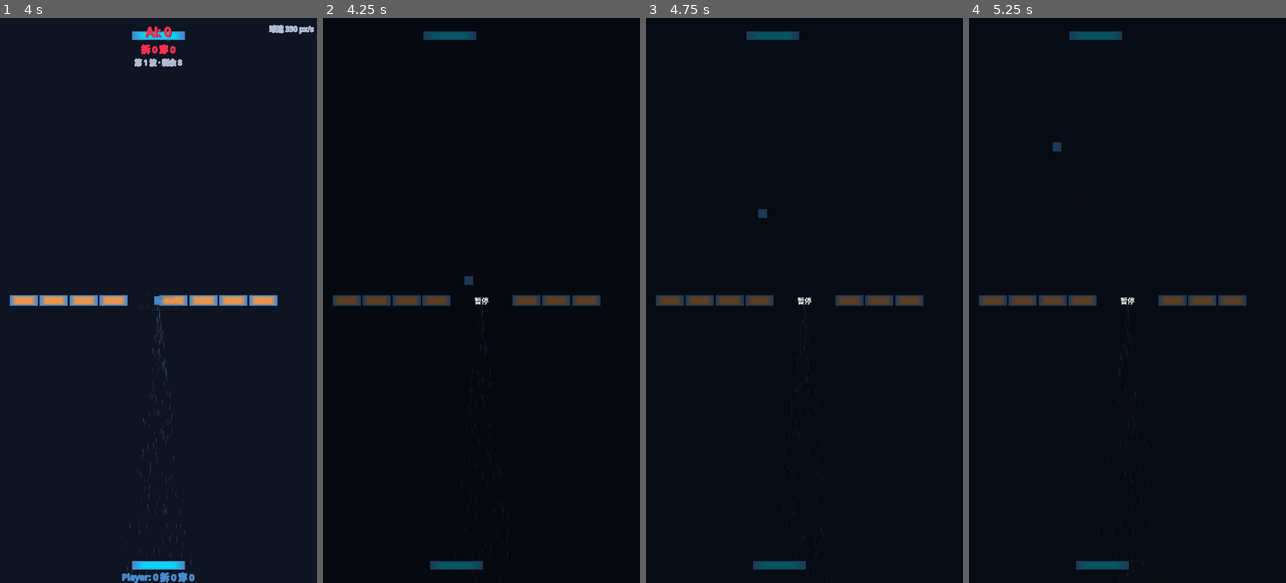
Above: before the commit, frames 1-4 (left to right).
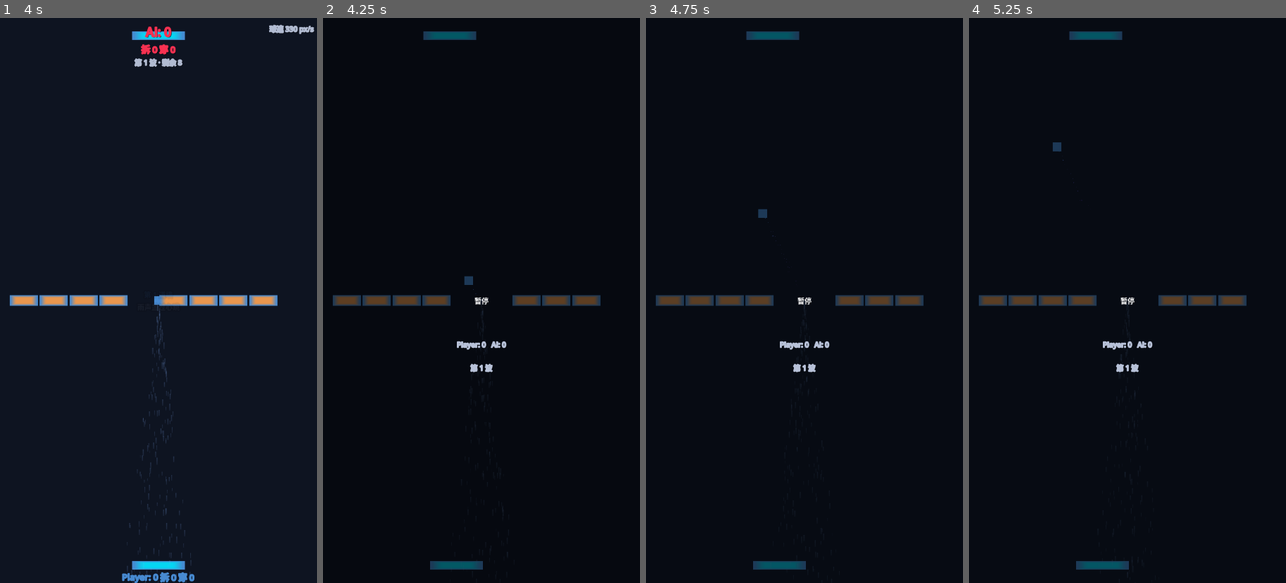
Above: after the commit, the same moments.

Repository: devvi/agent-game-test
Game: Godot game, scene res://scenes/Main.tscn
Same seed, same stepped clock (60 frames per second), same inputs: the game is played once before the commit and once after it.
Inputs (mouse positions are in pixels of both pictures, inside the frame that each line leads up to):
- Up to frame 1 (4 s): tap Enter (ui_accept) at 0.5, 0.77, 1.52, 2.75, 3.02, 3.5, 3.77 s; move the mouse to (228, 272) at 0.52 s; hold D (paddle_right) 0.53-1.28 s; click (228, 272) at 0.67 s; move the mouse to (95, 328) at 1.27 s; hold A (paddle_left) 1.28-2.03 s; move the mouse to (190, 176) at 2.02 s; hold D (paddle_right) 2.03-3.53 s; move the mouse to (142, 413) at 2.77 s; click (142, 413) at 2.92 s; move the mouse to (253, 385) at 3.52 s; hold A (paddle_left) from 3.53 s (still down)
- Up to frame 2 (4.25 s): keep holding A (paddle_left); tap Escape (ui_cancel) at 4.15 s
- Up to frame 3 (4.75 s): keep holding A (paddle_left); move the mouse to (709, 215) at 4.27 s; tap Enter (ui_accept) at 4.52 s
- Up to frame 4 (5.25 s): keep holding A (paddle_left); move the mouse to (1143, 300) at 5.02 s; click (1143, 300) at 5.17 s

Frame 1 is identical in both runs. In frame 2, 0.2% of the frame differs, in the area x 42-58%, y 57-63%; in frame 3, 0.2%; in frame 4, 0.2%.

Commit message:
feat(513): 暂停菜单显示当前比分与波次 (#516)
* feat(513): 暂停菜单显示当前比分与波次 — PauseOverlay 读 GameManager 填充 Score/Wave Label

* fix(513): PauseOverlay 测试自愈 — fixture 补全 4 子节点 + GM 解析改树查找（lazy autoload），C1/C2 摘除节点模拟缺失

---------

Co-authored-by: devvi <devvi@users.noreply.github.com>

Diff:
--- a/mini-pong/gdscripts/constants.gd
+++ b/mini-pong/gdscripts/constants.gd
@@ -157,6 +157,10 @@
 const HUD_TOP_BAND_H: float = 72.0         # 顶部区高度 → y∈[12,84]
 const HUD_BOTTOM_BAND_Y: float = 1252.0    # 底部区上缘（玩家挡板 1230–1250 之下，零交集）
 const HUD_INFO_BAR_Y: float = 88.0         # 信息条 Y（顶部区下方）
+const HUD_SCORE_PREFIX_PLAYER: String = "Player: "
+const HUD_SCORE_PREFIX_AI: String = "AI: "
+const HUD_WAVE_PREFIX: String = "第 "
+const HUD_WAVE_SUFFIX: String = " 波"
 
 # ── Upgrade Pool (#387) ──
 # 稀有度权重 60/30/10（common/rare/legendary）——AC2 精确权重，研究 spike 已证伪
--- a/mini-pong/gdscripts/pause_overlay.gd
+++ b/mini-pong/gdscripts/pause_overlay.gd
@@ -1,12 +1,22 @@
 extends CanvasLayer
-## PauseOverlay — semi-transparent mask + "暂停" label, shown during PAUSED state.
+## PauseOverlay — semi-transparent mask + "暂停" label + score/wave info, shown during PAUSED state.
 ## Follows the CanvasLayer + ColorRect + Label pattern from StartMenu/GameOverScreen (#292).
 ##
-## Design: docs/DESIGN/296-pause-and-sound.md §2.1
-## Parent Issue: #296
+## Design: docs/DESIGN/296-pause-and-sound.md §2.1, docs/DESIGN/513-pause-score-wave.md
+## Parent Issue: #296, #513
+
+const CONSTS = preload("res://gdscripts/constants.gd")
+const NeonStyle = preload("res://gdscripts/ui_neon_style.gd")
 
 @onready var color_rect: ColorRect = $ColorRect
 @onready var label: Label = $Label
+@onready var score_label: Label = $ScoreLabel
+@onready var wave_label: Label = $WaveLabel
+
+## GameManager 引用（autoload；测试可注入 mock，见 test_pause_overlay.gd）
+var game_manager
+
+var _warned_gm: bool = false
 
 
 func _ready() -> void:
@@ -15,7 +25,44 @@
 
 func show_overlay() -> void:
 	visible = true
+	_read_state()
 
 
 func hide_overlay() -> void:
 	visible = false
+
+
+func _resolve_game_manager():
+	if game_manager != null:
+		return game_manager
+	# autoload 为 lazy `*` 前缀（project.godot）：Engine.get_singleton 不可用（报错+null），
+	# 节点常驻 /root/GameManager —— 树查找（同 skill: lazy autoload 用 get_node_or_null("/root/...")）
+	var root_gm = get_node_or_null("/root/GameManager")
+	if is_instance_valid(root_gm):
+		game_manager = root_gm
+	return game_manager
+
+
+func _read_state() -> void:
+	var gm = _resolve_game_manager()
+	if gm == null:
+		if not _warned_gm:
+			push_warning("PauseOverlay: GameManager 未找到，显示占位符")
+			_warned_gm = true
+		_set_texts("—", "—")
+		return
+	var p = gm.get("player_score")
+	var a = gm.get("ai_score")
+	var w = gm.get("wave_index")
+	var score_text = CONSTS.HUD_SCORE_PREFIX_PLAYER + str(int(p) if p != null else 0) + "   " + CONSTS.HUD_SCORE_PREFIX_AI + str(int(a) if a != null else 0)
+	var wave_text = CONSTS.HUD_WAVE_PREFIX + str(int(w) if w != null else 0) + CONSTS.HUD_WAVE_SUFFIX
+	_set_texts(score_text, wave_text)
+
+
+func _set_texts(score_text: String, wave_text: String) -> void:
+	if score_label:
+		score_label.text = score_text
+		NeonStyle.apply(score_label, CONSTS.HUD_INFO_COLOR)
+	if wave_label:
+		wave_label.text = wave_text
+		NeonStyle.apply(wave_label, CONSTS.HUD_INFO_COLOR)
--- a/mini-pong/scenes/Main.tscn
+++ b/mini-pong/scenes/Main.tscn
@@ -185,3 +185,33 @@
 vertical_alignment = 1
 font_size = 48
 modulate = Color(1.0, 1.0, 1.0, 1.0)
+
+[node name="ScoreLabel" type="Label" parent="PauseOverlay"]
+anchors_preset = 8
+anchor_left = 0.5
+anchor_top = 0.5
+anchor_right = 0.5
+anchor_bottom = 0.5
+offset_left = -220.0
+offset_top = 80.0
+offset_right = 220.0
+offset_bottom = 120.0
+text = "—"
+horizontal_alignment = 1
+vertical_alignment = 1
+font_size = 32
+
+[node name="WaveLabel" type="Label" parent="PauseOverlay"]
+anchors_preset = 8
+anchor_left = 0.5
+anchor_top = 0.5
+anchor_right = 0.5
+anchor_bottom = 0.5
+offset_left = -220.0
+offset_top = 132.0
+offset_right = 220.0
+offset_bottom = 172.0
+text = "—"
+horizontal_alignment = 1
+vertical_alignment = 1
+font_size = 32
--- a/mini-pong/tests/run_tests.gd
+++ b/mini-pong/tests/run_tests.gd
@@ -27,6 +27,7 @@
 	_run("res://tests/test_failure_screen.gd", "Failure Screen")
 	_run("res://tests/test_game_state_machine.gd", "Game State Machine")
 	_run("res://tests/test_pause.gd", "Pause")
+	_run("res://tests/test_pause_overlay.gd", "Pause Overlay")
 	_run("res://tests/test_audio_engine.gd", "AudioEngine")
 	_run("res://tests/test_constants.gd", "Constants")
 	_run("res://tests/test_visual_contrast.gd", "Visual Contrast")
--- /dev/null
+++ b/mini-pong/tests/test_pause_overlay.gd
@@ -0,0 +1,209 @@
+extends RefCounted
+## Test suite for PauseOverlay score/wave display (#513) — show_overlay() reads GameManager state.
+## Design: docs/DESIGN/513-pause-score-wave.md §9
+## Parent Issue: #513
+
+var passed: int = 0
+var failed: int = 0
+
+func run() -> void:
+	print("\n=== Pause Overlay Tests (#513) ===")
+	_test_a1_score_fill()
+	_test_a2_wave_fill()
+	_test_a3_neon_applied()
+	_test_b1_frozen_while_paused()
+	_test_b2_refresh_on_reshow()
+	_test_c1_missing_gm_placeholder()
+	_test_c2_warn_once()
+	_test_e1_hide_no_residue()
+	_test_e2_reshow_new_values()
+	print("Passed: %d, Failed: %d" % [passed, failed])
+
+func _assert(condition: bool, name: String) -> void:
+	if condition:
+		passed += 1
+	else:
+		print("  FAIL: %s" % name)
+		failed += 1
+
+
+# ── Helpers ──
+
+func _make_overlay() -> Array:
+	var overlay: CanvasLayer = CanvasLayer.new()
+	overlay.set_script(load("res://gdscripts/pause_overlay.gd"))
+	overlay.name = "PauseOverlay"
+	# 镜像 Main.tscn PauseOverlay 子树（ColorRect/Label/ScoreLabel/WaveLabel）——
+	# 脚本 @onready 依赖这 4 个子节点（DESIGN §3.1：@onready + 场景同步变更）
+	var color_rect: ColorRect = ColorRect.new()
+	color_rect.name = "ColorRect"
+	overlay.add_child(color_rect)
+	var title_label: Label = Label.new()
+	title_label.name = "Label"
+	overlay.add_child(title_label)
+	var score_label: Label = Label.new()
+	score_label.name = "ScoreLabel"
+	overlay.add_child(score_label)
+	var wave_label: Label = Label.new()
+	wave_label.name = "WaveLabel"
+	overlay.add_child(wave_label)
+	var tree: SceneTree = Engine.get_main_loop() as SceneTree
+	if tree != null and tree.root != null:
+		tree.root.add_child(overlay)
+	else:
+		overlay.set("score_label", score_label)
+		overlay.set("wave_label", wave_label)
+	return [overlay, score_label, wave_label]
+
+
+func _make_gm_mock(player_score: int, ai_score: int, wave_index: int) -> Node:
+	var mock_script = GDScript.new()
+	mock_script.source_code = "extends Node\nvar player_score: int = 0\nvar ai_score: int = 0\nvar wave_index: int = 0\n"
+	mock_script.reload()
+	var mock: Node = Node.new()
+	mock.set_script(mock_script)
+	mock.set("player_score", player_score)
+	mock.set("ai_score", ai_score)
+	mock.set("wave_index", wave_index)
+	return mock
+
+
+func _detach_real_gm() -> Node:
+	# 真实 GameManager autoload（lazy `*` 前缀）节点常驻 /root/GameManager；
+	# pause_overlay.gd 走树查找，测试临时摘除节点以模拟「GameManager 缺失」（DESIGN §9 C1/C2）。
+	var tree: SceneTree = Engine.get_main_loop() as SceneTree
+	var root_gm: Node = null
+	if tree != null and tree.root != null:
+		root_gm = tree.root.get_node_or_null("GameManager")
+		if root_gm != null:
+			tree.root.remove_child(root_gm)
+	return root_gm
+
+
+func _reattach_real_gm(root_gm: Node) -> void:
+	if root_gm == null:
+		return
+	var tree: SceneTree = Engine.get_main_loop() as SceneTree
+	if tree != null and tree.root != null and root_gm.get_parent() == null:
+		tree.root.add_child(root_gm)
+
+
+func _cleanup(overlay: CanvasLayer) -> void:
+	if overlay == null:
+		return
+	if overlay.get_parent() != null:
+		overlay.get_parent().remove_child(overlay)
+	overlay.queue_free()
+
+
+# ── Tests ──
+
+func _test_a1_score_fill() -> void:
+	var result: Array = _make_overlay()
+	var overlay: CanvasLayer = result[0]
+	var score_label: Label = result[1]
+	var mock: Node = _make_gm_mock(7, 3, 4)
+	overlay.set("game_manager", mock)
+	overlay.call("show_overlay")
+	_assert(score_label.text == "Player: 7   AI: 3", "A1: score_label filled from GameManager state")
+	_cleanup(overlay)
+
+
+func _test_a2_wave_fill() -> void:
+	var result: Array = _make_overlay()
+	var overlay: CanvasLayer = result[0]
+	var wave_label: Label = result[2]
+	var mock: Node = _make_gm_mock(7, 3, 4)
+	overlay.set("game_manager", mock)
+	overlay.call("show_overlay")
+	_assert(wave_label.text == "第 4 波", "A2: wave_label filled from GameManager state")
+	_cleanup(overlay)
+
+
+func _test_a3_neon_applied() -> void:
+	var result: Array = _make_overlay()
+	var overlay: CanvasLayer = result[0]
+	var score_label: Label = result[1]
+	var mock: Node = _make_gm_mock(7, 3, 4)
+	overlay.set("game_manager", mock)
+	overlay.call("show_overlay")
+	_assert(score_label.has_theme_color_override("font_color"), "A3: neon font_color override applied")
+	_cleanup(overlay)
+
+
+func _test_b1_frozen_while_paused() -> void:
+	var result: Array = _make_overlay()
+	var overlay: CanvasLayer = result[0]
+	var score_label: Label = result[1]
+	var mock: Node = _make_gm_mock(5, 2, 1)
+	overlay.set("game_manager", mock)
+	overlay.call("show_overlay")
+	mock.set("player_score", 99)
+	_assert(score_label.text == "Player: 5   AI: 2", "B1: label frozen after GM change (no signal subscription)")
+	_cleanup(overlay)
+
+
+func _test_b2_refresh_on_reshow() -> void:
+	var result: Array = _make_overlay()
+	var overlay: CanvasLayer = result[0]
+	var score_label: Label = result[1]
+	var wave_label: Label = result[2]
+	var mock: Node = _make_gm_mock(5, 2, 1)
+	overlay.set("game_manager", mock)
+	overlay.call("show_overlay")
+	mock.set("player_score", 8)
+	mock.set("wave_index", 3)
+	overlay.call("show_overlay")
+	_assert(score_label.text == "Player: 8   AI: 2", "B2: score refreshes on reshow")
+	_assert(wave_label.text == "第 3 波", "B2: wave refreshes on reshow")
+	_cleanup(overlay)
+
+
+func _test_c1_missing_gm_placeholder() -> void:
+	var result: Array = _make_overlay()
+	var overlay: CanvasLayer = result[0]
+	var score_label: Label = result[1]
+	var wave_label: Label = result[2]
+	var root_gm: Node = _detach_real_gm()
+	overlay.call("show_overlay")
+	_assert(score_label.text == "—", "C1: score placeholder when GM missing")
+	_assert(wave_label.text == "—", "C1: wave placeholder when GM missing")
+	_reattach_real_gm(root_gm)
+	_cleanup(overlay)
+
+
+func _test_c2_warn_once() -> void:
+	var result: Array = _make_overlay()
+	var overlay: CanvasLayer = result[0]
+	var root_gm: Node = _detach_real_gm()
+	overlay.call("show_overlay")
+	_assert(overlay.get("_warned_gm") == true, "C2: _warned_gm set on missing GM")
+	overlay.call("show_overlay")
+	_assert(overlay.get("_warned_gm") == true, "C2: second show_overlay with missing GM does not crash")
+	_reattach_real_gm(root_gm)
+	_cleanup(overlay)
+
+
+func _test_e1_hide_no_residue() -> void:
+	var result: Array = _make_overlay()
+	var overlay: CanvasLayer = result[0]
+	var mock: Node = _make_gm_mock(1, 1, 1)
+	overlay.set("game_manager", mock)
+	overlay.call("show_overlay")
+	overlay.call("hide_overlay")
+	_assert(overlay.visible == false, "E1: overlay hidden after hide_overlay")
+	_cleanup(overlay)
+
+
+func _test_e2_reshow_new_values() -> void:
+	var result: Array = _make_overlay()
+	var overlay: CanvasLayer = result[0]
+	var score_label: Label = result[1]
+	var mock: Node = _make_gm_mock(2, 3, 2)
+	overlay.set("game_manager", mock)
+	overlay.call("show_overlay")
+	overlay.call("hide_overlay")
+	mock.set("player_score", 9)
+	overlay.call("show_overlay")
+	_assert(score_label.text == "Player: 9   AI: 3", "E2: score refreshed after hide/reshow")
+	_cleanup(overlay)
